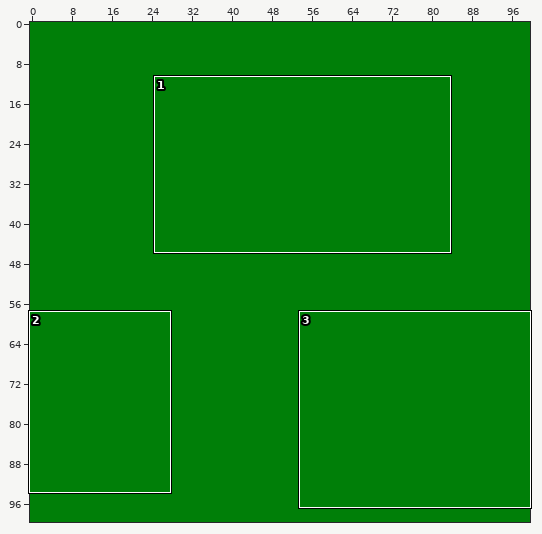
Two versions of one sprite sheet, FinalProject/Images/biome_rainforest.png. The picture above shows the old version from afar; the outline marks the close-up.
Close-up. Before the commit:
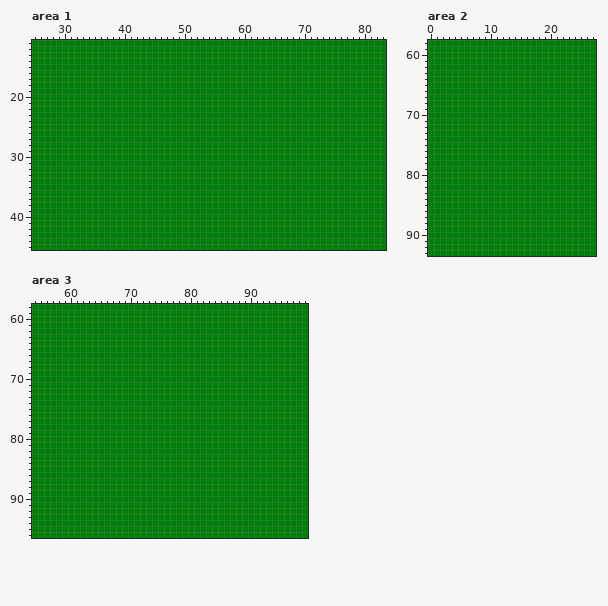
The file is 100x100 pixels. Shown: area 1: x 25..83, y 11..45; area 2: x 0..27, y 58..93; area 3: x 54..99, y 58..96.
After the commit:
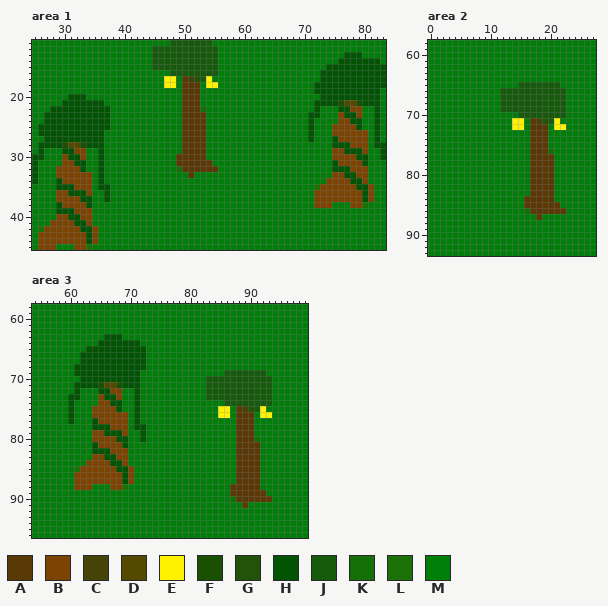
Palette (. is transparent): A #5b3906  B #7c4400  C #454307  D #554900  E #fff200  F #195001  G #235309  H #005402  J #155b0b  K #146f07  L #1c7106  M #007f08
The edit:
Changed rows in their new state; - is an unchanged pixel.
Area 1:
first column x 25:
11 -----------------------JJJJJJJ-----------------------------
12 --------------------JJJJJJJJJJJ----------------------------
13 --------------------JJJJJJJJJJJ---------------------HHH----
14 --------------------JJJJJJJJJJJ--------------------HHHHHHH-
15 --------------------JJJJJJJJJJJ------------------HHHHHHHHHH
16 -----------------------JJJJJJJJ-----------------HHHHHHHHHHH
17 ----------------------EE-ACGJE------------------HHHHHHHHHHH
18 ----------------------EE-AAA-EE----------------HHHHHHHHHHHH
19 -------------------------AAA-------------------HHHHHHHHHHH-
20 ------HHH----------------AAA--------------------HHHHHHHHHH-
21 -----HHHHHHH-------------AAA-------------------HHHHFDDFHHH-
22 ---HHHHHHHHHH------------AAAK------------------H---HHBB--H-
23 --HHHHHHHHHHH------------AAAA-----------------HH---BHHB--H-
24 --HHHHHHHHHHH------------AAAA-----------------H----BBHH--H-
25 -HHHHHHHHHHHH------------AAAA-----------------H---BBBBH--H-
26 -HHHHHHHHHHH-------------AAAA-----------------H---BBBBBB-H-
27 --HHHHHHHHHH-------------AAAA-----------------H---HBBBBB-H-
28 -HHHHFDDFHHH-------------AAAA---------------------HHHBBB-HH
29 -H---HHBB--H-------------AAAA---------------------BBHHHB--H
30 HH---BHHB--H------------AAAAA---------------------BBBBHH--H
31 H----BBHH--H------------AAAAAA--------------------HBBBBH---
32 H---BBBBH--H------------KAAAAAA-------------------HHHBBB---
33 H---BBBBBB-H--------------A-----------------------BBHHBB---
34 H---HBBBBB-H-------------------------------------BBBBHHB---
35 ----HHHBBB-HH----------------------------------LBBBBBBHHB--
36 ----BBHHHB--H----------------------------------BBBBBBBBHB--
37 ----BBBBHH--H----------------------------------BBBBBBBBHB--
38 ----HBBBBH-------------------------------------BBB---BBL---
39 ----HHHBBB-------------------------------------------------
40 ----BBHHBB-------------------------------------------------
41 ---BBBBHHB-------------------------------------------------
42 -LBBBBBBHHB------------------------------------------------
43 -BBBBBBBBHB------------------------------------------------
44 -BBBBBBBBHB------------------------------------------------
45 -BBB---BBL-------------------------------------------------
Area 2:
first column x 12:
65 ---JJJJJJJ-
66 JJJJJJJJJJJ
67 JJJJJJJJJJJ
68 JJJJJJJJJJJ
69 JJJJJJJJJJJ
70 ---JJJJJJJJ
71 --EE-ACGJE-
72 --EE-AAA-EE
73 -----AAA---
74 -----AAA---
75 -----AAA---
76 -----AAAK--
77 -----AAAA--
78 -----AAAA--
79 -----AAAA--
80 -----AAAA--
81 -----AAAA--
82 -----AAAA--
83 -----AAAA--
84 ----AAAAA--
85 ----AAAAAA-
86 ----KAAAAAA
87 ------A----
Area 3:
first column x 60:
63 ------HHH-------------------------
64 -----HHHHHHH----------------------
65 ---HHHHHHHHHH---------------------
66 --HHHHHHHHHHH---------------------
67 --HHHHHHHHHHH---------------------
68 -HHHHHHHHHHHH---------------------
69 -HHHHHHHHHHH--------------JJJJJJJ-
70 --HHHHHHHHHH-----------JJJJJJJJJJJ
71 -HHHHFDDFHHH-----------JJJJJJJJJJJ
72 -H---HHBB--H-----------JJJJJJJJJJJ
73 HH---BHHB--H-----------JJJJJJJJJJJ
74 H----BBHH--H--------------JJJJJJJJ
75 H---BBBBH--H-------------EE-ACGJE-
76 H---BBBBBB-H-------------EE-AAA-EE
77 H---HBBBBB-H----------------AAA---
78 ----HHHBBB-HH---------------AAA---
79 ----BBHHHB--H---------------AAA---
80 ----BBBBHH--H---------------AAAK--
81 ----HBBBBH------------------AAAA--
82 ----HHHBBB------------------AAAA--
83 ----BBHHBB------------------AAAA--
84 ---BBBBHHB------------------AAAA--
85 -LBBBBBBHHB-----------------AAAA--
86 -BBBBBBBBHB-----------------AAAA--
87 -BBBBBBBBHB-----------------AAAA--
88 -BBB---BBL-----------------AAAAA--
89 ---------------------------AAAAAA-
90 ---------------------------KAAAAAA
91 -----------------------------A----
Pixel boxes of the changes (left, top, right, bottom) in both close-ups:
changed: (152, 40, 218, 178)
changed: (308, 52, 386, 208)
changed: (32, 94, 110, 250)
changed: (500, 82, 566, 220)
changed: (68, 334, 146, 490)
changed: (206, 370, 272, 508)
